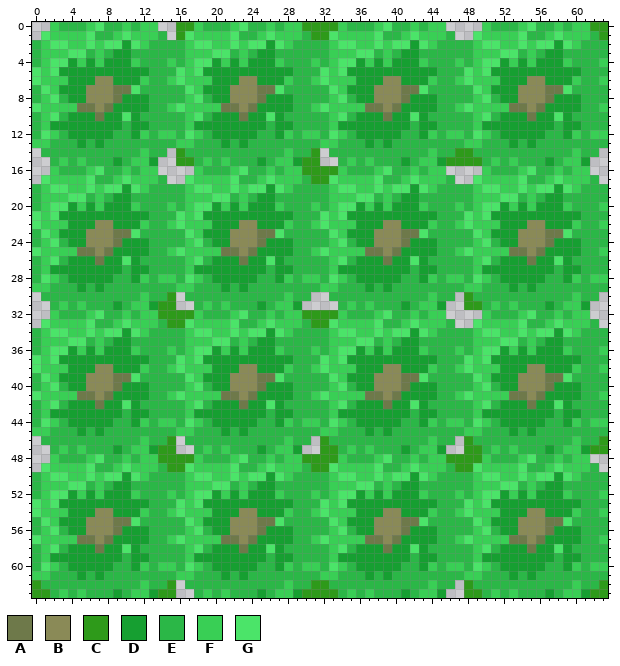
Two versions of one pixel-art sprite, Assets/4_Images/Block/GrassBlock.png. The picture above was drawn from the file before the commit.
The file is 64x64 pixels.
Palette (. is transparent): A #6e794a  B #8a8a57  C #2e9a1a  D #169f31  E #2bb747  F #39cf55  G #4be469
Pixels before, first column x 0:
 0 ..FEEEFGEEFEFF..CCFEEEFGEEFEFFCCCCFEEEFGEEFEFF....FEEEFGEEFEFFCC
 1 .GFFFFGEEFGFFFE.CGFFFFGEEFGFFFECCGFFFFGEEFGFFFE..GFFFFGEEFGFFFEC
 2 EFGGFFGFGGDGFEEEEFGGFFGFGGDGFEEEEFGGFFGFGGDGFEEEEFGGFFGFGGDGFEEE
 3 EFFFGGEFEDDEEEEEEFFFGGEFEDDEEEEEEFFFGGEFEDDEEEEEEFFFGGEFEDDEEEEE
 4 EFGGDFDFDDDFEEEFEFGGDFDFDDDFEEEFEFGGDFDFDDDFEEEFEFGGDFDFDDDFEEEF
 5 GFGDDDDDDDDDDEEEGFGDDDDDDDDDDEEEGFGDDDDDDDDDDEEEGFGDDDDDDDDDDEEE
 6 GFFFDDDBBDDDFEEFGFFFDDDBBDDDFEEFGFFFDDDBBDDDFEEFGFFFDDDBBDDDFEEF
 7 EGFDDDBBBAAGEEEEEGFDDDBBBAAGEEEEEGFDDDBBBAAGEEEEEGFDDDBBBAAGEEEE
 8 EFGEDDBBBADDDEEEEFGEDDBBBADDDEEEEFGEDDBBBADDDEEEEFGEDDBBBADDDEEE
 9 GFFFFAABADDDDEEFGFFFFAABADDDDEEFGFFFFAABADDDDEEFGFFFFAABADDDDEEF
10 EFGEDDDADDGDEEEEEFGEDDDADDGDEEEEEFGEDDDADDGDEEEEEFGEDDDADDGDEEEE
11 EFDDDDDDDDEDDEEEEFDDDDDDDDEDDEEEEFDDDDDDDDEDDEEEEFDDDDDDDDEDDEEE
12 EGFEDDDDDEEDFEFFEGFEDDDDDEEDFEFFEGFEDDDDDEEDFEFFEGFEDDDDDEEDFEFF
13 FFEEEDEDEEEEEEEEFFEEEDEDEEEEEEEEFFEEEDEDEEEEEEEEFFEEEDEDEEEEEEEE
14 .EEEEEEEEEEEFEE.CEEEEEEEEEEEFEEC.EEEEEEEEEEEFEECCEEEEEEEEEEEFEE.
15 ..EFEFEEEDEFFD..CCEFEFEEEDEFFDCC..EFEFEEEDEFFDCCCCEFEFEEEDEFFD..
16 ..FEEEFGEEFEFF....FEEEFGEEFEFFCCCCFEEEFGEEFEFF....FEEEFGEEFEFF..
17 .GFFFFGEEFGFFFE..GFFFFGEEFGFFFECCGFFFFGEEFGFFFE..GFFFFGEEFGFFFE.
18 EFGGFFGFGGDGFEEEEFGGFFGFGGDGFEEEEFGGFFGFGGDGFEEEEFGGFFGFGGDGFEEE
19 EFFFGGEFEDDEEEEEEFFFGGEFEDDEEEEEEFFFGGEFEDDEEEEEEFFFGGEFEDDEEEEE
20 EFGGDFDFDDDFEEEFEFGGDFDFDDDFEEEFEFGGDFDFDDDFEEEFEFGGDFDFDDDFEEEF
21 GFGDDDDDDDDDDEEEGFGDDDDDDDDDDEEEGFGDDDDDDDDDDEEEGFGDDDDDDDDDDEEE
22 GFFFDDDBBDDDFEEFGFFFDDDBBDDDFEEFGFFFDDDBBDDDFEEFGFFFDDDBBDDDFEEF
23 EGFDDDBBBAAGEEEEEGFDDDBBBAAGEEEEEGFDDDBBBAAGEEEEEGFDDDBBBAAGEEEE
24 EFGEDDBBBADDDEEEEFGEDDBBBADDDEEEEFGEDDBBBADDDEEEEFGEDDBBBADDDEEE
25 GFFFFAABADDDDEEFGFFFFAABADDDDEEFGFFFFAABADDDDEEFGFFFFAABADDDDEEF
26 EFGEDDDADDGDEEEEEFGEDDDADDGDEEEEEFGEDDDADDGDEEEEEFGEDDDADDGDEEEE
27 EFDDDDDDDDEDDEEEEFDDDDDDDDEDDEEEEFDDDDDDDDEDDEEEEFDDDDDDDDEDDEEE
28 EGFEDDDDDEEDFEFFEGFEDDDDDEEDFEFFEGFEDDDDDEEDFEFFEGFEDDDDDEEDFEFF
29 FFEEEDEDEEEEEEEEFFEEEDEDEEEEEEEEFFEEEDEDEEEEEEEEFFEEEDEDEEEEEEEE
30 .EEEEEEEEEEEFEEC.EEEEEEEEEEEFEE..EEEEEEEEEEEFEE.CEEEEEEEEEEEFEE.
31 ..EFEFEEEDEFFDCC..EFEFEEEDEFFD....EFEFEEEDEFFD..CCEFEFEEEDEFFD..
32 ..FEEEFGEEFEFFCCCCFEEEFGEEFEFFCCCCFEEEFGEEFEFF....FEEEFGEEFEFF..
33 .GFFFFGEEFGFFFECCGFFFFGEEFGFFFECCGFFFFGEEFGFFFE..GFFFFGEEFGFFFE.
34 EFGGFFGFGGDGFEEEEFGGFFGFGGDGFEEEEFGGFFGFGGDGFEEEEFGGFFGFGGDGFEEE
35 EFFFGGEFEDDEEEEEEFFFGGEFEDDEEEEEEFFFGGEFEDDEEEEEEFFFGGEFEDDEEEEE
36 EFGGDFDFDDDFEEEFEFGGDFDFDDDFEEEFEFGGDFDFDDDFEEEFEFGGDFDFDDDFEEEF
37 GFGDDDDDDDDDDEEEGFGDDDDDDDDDDEEEGFGDDDDDDDDDDEEEGFGDDDDDDDDDDEEE
38 GFFFDDDBBDDDFEEFGFFFDDDBBDDDFEEFGFFFDDDBBDDDFEEFGFFFDDDBBDDDFEEF
39 EGFDDDBBBAAGEEEEEGFDDDBBBAAGEEEEEGFDDDBBBAAGEEEEEGFDDDBBBAAGEEEE
40 EFGEDDBBBADDDEEEEFGEDDBBBADDDEEEEFGEDDBBBADDDEEEEFGEDDBBBADDDEEE
41 GFFFFAABADDDDEEFGFFFFAABADDDDEEFGFFFFAABADDDDEEFGFFFFAABADDDDEEF
42 EFGEDDDADDGDEEEEEFGEDDDADDGDEEEEEFGEDDDADDGDEEEEEFGEDDDADDGDEEEE
43 EFDDDDDDDDEDDEEEEFDDDDDDDDEDDEEEEFDDDDDDDDEDDEEEEFDDDDDDDDEDDEEE
44 EGFEDDDDDEEDFEFFEGFEDDDDDEEDFEFFEGFEDDDDDEEDFEFFEGFEDDDDDEEDFEFF
45 FFEEEDEDEEEEEEEEFFEEEDEDEEEEEEEEFFEEEDEDEEEEEEEEFFEEEDEDEEEEEEEE
46 .EEEEEEEEEEEFEEC.EEEEEEEEEEEFEE.CEEEEEEEEEEEFEE.CEEEEEEEEEEEFEEC
47 ..EFEFEEEDEFFDCC..EFEFEEEDEFFD..CCEFEFEEEDEFFD..CCEFEFEEEDEFFDCC
48 ..FEEEFGEEFEFFCCCCFEEEFGEEFEFFCCCCFEEEFGEEFEFFCCCCFEEEFGEEFEFF..
49 .GFFFFGEEFGFFFECCGFFFFGEEFGFFFECCGFFFFGEEFGFFFECCGFFFFGEEFGFFFE.
50 EFGGFFGFGGDGFEEEEFGGFFGFGGDGFEEEEFGGFFGFGGDGFEEEEFGGFFGFGGDGFEEE
51 EFFFGGEFEDDEEEEEEFFFGGEFEDDEEEEEEFFFGGEFEDDEEEEEEFFFGGEFEDDEEEEE
52 EFGGDFDFDDDFEEEFEFGGDFDFDDDFEEEFEFGGDFDFDDDFEEEFEFGGDFDFDDDFEEEF
53 GFGDDDDDDDDDDEEEGFGDDDDDDDDDDEEEGFGDDDDDDDDDDEEEGFGDDDDDDDDDDEEE
54 GFFFDDDBBDDDFEEFGFFFDDDBBDDDFEEFGFFFDDDBBDDDFEEFGFFFDDDBBDDDFEEF
55 EGFDDDBBBAAGEEEEEGFDDDBBBAAGEEEEEGFDDDBBBAAGEEEEEGFDDDBBBAAGEEEE
56 EFGEDDBBBADDDEEEEFGEDDBBBADDDEEEEFGEDDBBBADDDEEEEFGEDDBBBADDDEEE
57 GFFFFAABADDDDEEFGFFFFAABADDDDEEFGFFFFAABADDDDEEFGFFFFAABADDDDEEF
58 EFGEDDDADDGDEEEEEFGEDDDADDGDEEEEEFGEDDDADDGDEEEEEFGEDDDADDGDEEEE
59 EFDDDDDDDDEDDEEEEFDDDDDDDDEDDEEEEFDDDDDDDDEDDEEEEFDDDDDDDDEDDEEE
60 EGFEDDDDDEEDFEFFEGFEDDDDDEEDFEFFEGFEDDDDDEEDFEFFEGFEDDDDDEEDFEFF
61 FFEEEDEDEEEEEEEEFFEEEDEDEEEEEEEEFFEEEDEDEEEEEEEEFFEEEDEDEEEEEEEE
62 CEEEEEEEEEEEFEEC.EEEEEEEEEEEFEECCEEEEEEEEEEEFEE.CEEEEEEEEEEEFEEC
63 CCEFEFEEEDEFFDCC..EFEFEEEDEFFDCCCCEFEFEEEDEFFD..CCEFEFEEEDEFFDCC
The result:
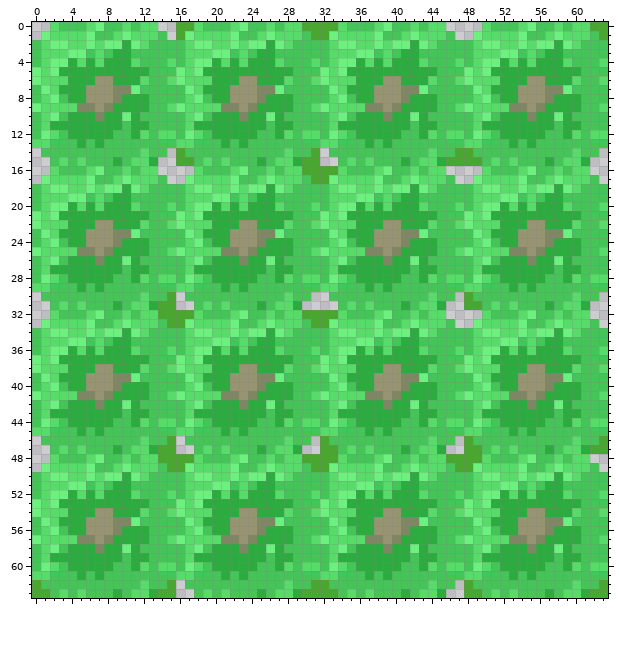
Diff:
colour A: #6e794a -> #7f8662
colour B: #8a8a57 -> #979571
colour C: #2e9a1a -> #49a730
colour D: #169f31 -> #2cac3f
colour E: #2bb747 -> #45c458
colour F: #39cf55 -> #57dc69
colour G: #4be469 -> #6cf17f
Boxes around the changes in both pictures, in picture pixels (x1, y1, x2, y2):
changed: (32, 22, 608, 598)
